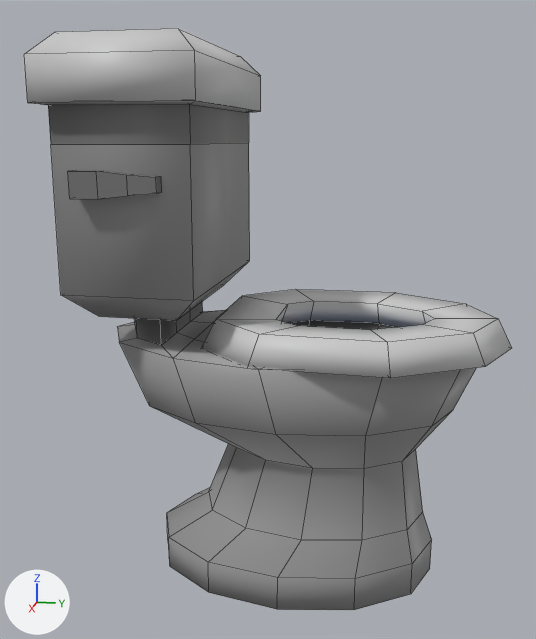
The FBX model Assets/Art/Models/Furniture/Generic/Seats/Toilet.fbx as it was, and as the next commit left it.
One viewpoint serves both versions: a 50 mm camera at (4.529, 0.251, 0.931) aimed at (3.014, -0.052, 0.552). The axes (+X, +Y, +Z) are drawn at lower left. The lights are the same throughout. Mesh edges are drawn as thin lines. Where no turn or scale is listed for an object, it has been applied to the vertices.

The first picture shows 'Toilet', 'Toilet.Lid'.
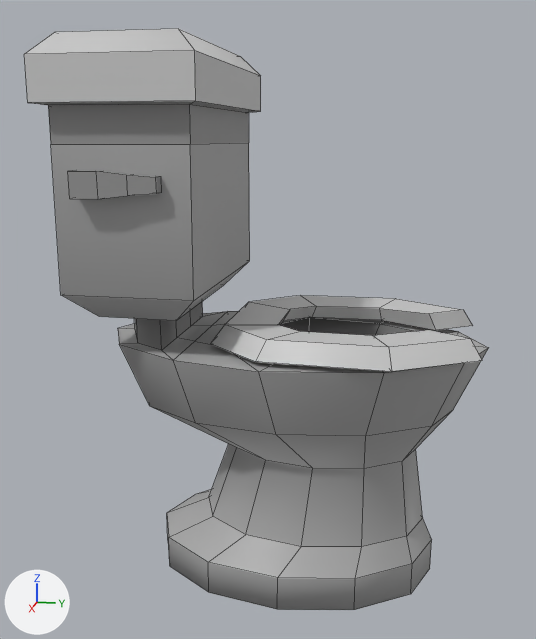
The newer file is also turned or shifted as a whole; pictures and numbers use the older file's frame.

Scene script edits in JSON lines:
```json
{"op": "add", "block": "mat_palette05_glass", "code": ["mat_palette05_glass = principled_material('Palette05 Glass')", "mat_palette05_glass.base_color = (0.8, 0.8, 0.8)  # white #e7e7e7", "mat_palette05_glass.roughness = 0.4"]}
{"block": "me_cube_013", "where": "# used by ob_toilet; location = (3.0, 0.0, 0.0)"}
{"block": "me_cube_013", "where": "# verts and faces of me_cube_013; kept vertices keep their numbers, new ones are numbered from 222"}
{"block": "me_cube_013", "where": "# before: 32 (-0.085, -0.163, 0.129), 33 (0.0, -0.196, 0.129) at pixel (208, 491), 34 (-0.147, -0.074, 0.129), 35 (-0.17, 0.049, 0.129), 36 (-0.147, 0.171, 0.129)"}
{"block": "me_cube_013", "where": "# before: 37 (-0.085, 0.26, 0.129), 38 (0.0, 0.293, 0.129) at pixel (422, 511), 39 (0.085, 0.26, 0.129) at pixel (407, 529), 40 (0.147, 0.171, 0.129) at pixel (362, 540), 41 (0.17, 0.049, 0.129) at pixel (301, 540)"}
{"block": "me_cube_013", "where": "# before: 42 (0.147, -0.074, 0.129) at pixel (245, 528), 43 (0.085, -0.163, 0.129) at pixel (212, 510)"}
{"op": "remove", "block": "me_cube_013", "code": "me_cube_013.from_pydata(...)  # 222 vertices, 197 faces; spans x -0.251..0.272, y -0.413..0.452, z -0.008..0.987"}
{"op": "add", "block": "me_cube_013", "code": "me_cube_013.from_pydata(...)  # 219 vertices, 192 faces; spans x -0.251..0.272, y -0.413..0.407, z -0.008..0.986"}
{"block": "me_cube_013", "change": "me_cube_013 part 1: the loose piece of 36 vertices spanning x -0.247..0.247, y -0.169..0.452, z 0.513..0.573 is rebuilt with 32 vertices and now spans x -0.236..0.236, y -0.15..0.383, z 0.522..0.56"}
{"block": "me_cube_013", "change": "me_cube_013 part 2"}
{"op": "add", "block": "me_cube_013", "code": "for i in [*range(32, 44)]: verts[i] += (0.0, 0.0, -0.015)"}
{"block": "me_cube_013", "change": "me_cube_013 part 3"}
{"block": "me_cube_013", "change": "14 vertices in x -0.251..0.251, y -0.401..0.407, z 0.515 move by (0.0, 0.0, -0.004)"}
{"block": "me_cube_013", "change": "7 vertices in x -0.149..0.149, y -0.36..-0.245, z 0.521 move by (0.0, 0.0, -0.01)"}
{"block": "me_cube_013", "change": "16 vertices move from x -0.217..0.217, y -0.403..-0.158, z 0.616..0.987 to x -0.216..0.216, y -0.397..-0.164, z 0.624..0.977"}
{"block": "me_cube_013", "change": "13 vertices are added at x -0.216..0.216, y -0.397..0.27, z 0.394..0.815"}
{"block": "me_cube_013", "change": "2 new faces join them, mat_palette05_glass (white #e7e7e7)"}
{"block": "me_cube_013", "change": "me_cube_013 part 4: 133 kept faces spanning x -0.251..0.272, y -0.413..0.407, z -0.008..0.986 get new texture (UV) coordinates"}
{"op": "add", "block": "me_cube_013", "code": "me_cube_013.materials.append(mat_palette05_glass)  # white #e7e7e7"}
```

Pixel boxes (x1, y1, x2, y2) of what changed, in the pictures (536 x 639 px; the box of a moved part takes in the faces that stretch with it):
```json
{"object": "Toilet", "change": "reshaped", "before": [48, 104, 511, 610], "after": [48, 104, 488, 610]}
{"part": 1, "of": "me_cube_013", "change": "rebuilt", "before": [202, 289, 511, 378], "after": [211, 295, 482, 372], "on screen": "12% narrower, 13% shorter"}
{"part": 2, "of": "me_cube_013", "change": "moved or reshaped", "before": [167, 444, 432, 579], "after": [167, 444, 432, 579]}
{"part": 3, "of": "me_cube_013", "change": "built on", "before": [118, 302, 476, 436], "after": [118, 302, 488, 436]}
{"part": 4, "of": "me_cube_013", "change": "surface changed", "before": [48, 104, 429, 610], "after": [48, 104, 429, 610]}
```
